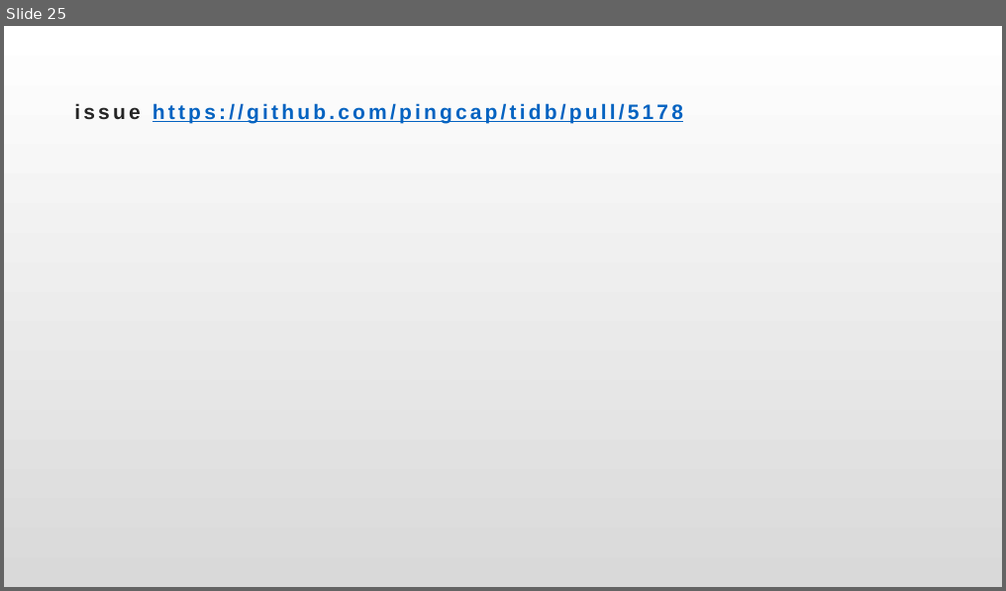
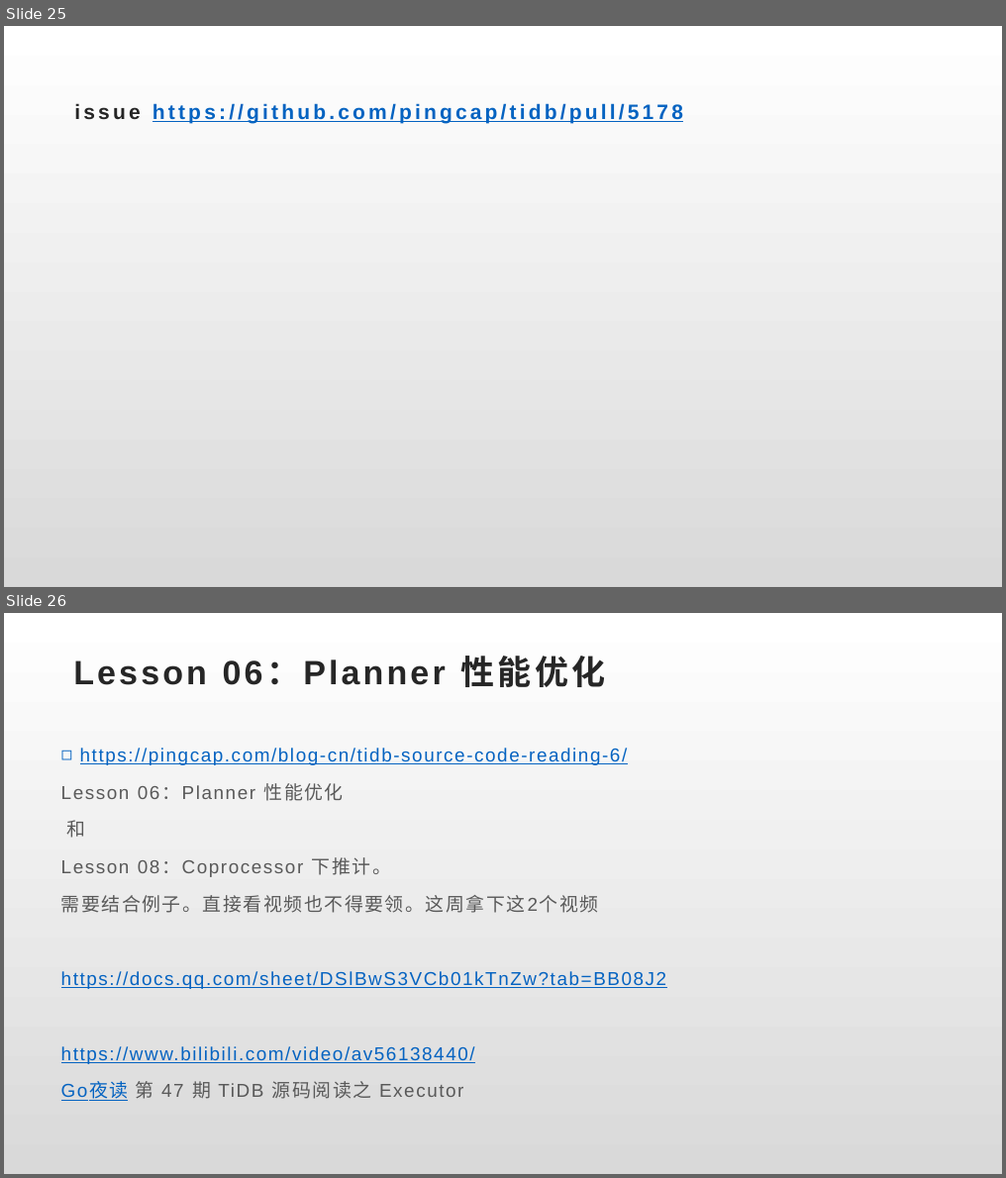
Before and after one commit to wangcy6/weekly_read, a slide deck: Tidb/ppt/2020_10_tidb.pptx. Shown one above the other, each under a label of ours: slide 25 before the commit, slides 25 and 26 after it. The pictures are 1006x591 and 1006x1178 pixels, drawn with LibreOffice and Linux fonts; fonts in the diff are those of the drawing. Boxes give left, top, right and bottom in pixels: in the first picture for what was removed or moved away, otherwise in the second. Text is boxed around its words. In the diff, an @@ line names an element or a change of style, - is before the commit and + after.

```diff
--- a/Tidb/ppt/2020_10_tidb.pptx
+++ b/Tidb/ppt/2020_10_tidb.pptx
@@ slide 26 added at [4, 613, 1002, 1174], background gradient #FFFFFF to #D9D9D9 @@
@@ title added at [73, 656, 605, 687], 32.4 pt, text #262626, bold @@
+Lesson 06：Planner 性能优化
@@ text added at [61, 748, 666, 1101], 18 pt, text #0563C1, underline @@
+◻ https://pingcap.com/blog-cn/tidb-source-code-reading-6/
+Lesson 06：Planner 性能优化
+和
+Lesson 08：Coprocessor 下推计。
+需要结合例子。直接看视频也不得要领。这周拿下这2个视频
+https://docs.qq.com/sheet/DSlBwS3VCb01kTnZw?tab=BB08J2
+https://www.bilibili.com/video/av56138440/
+Go夜读 第 47 期 TiDB 源码阅读之 Executor
```
Also in this commit, not shown: 1 other slide added, 8 other files.
